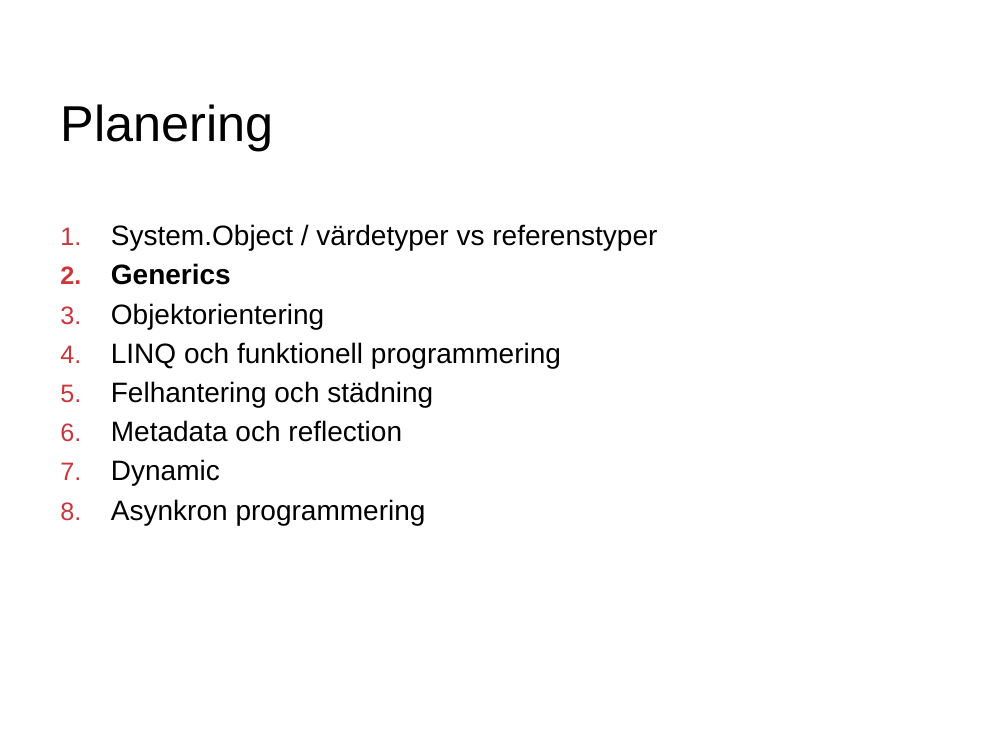
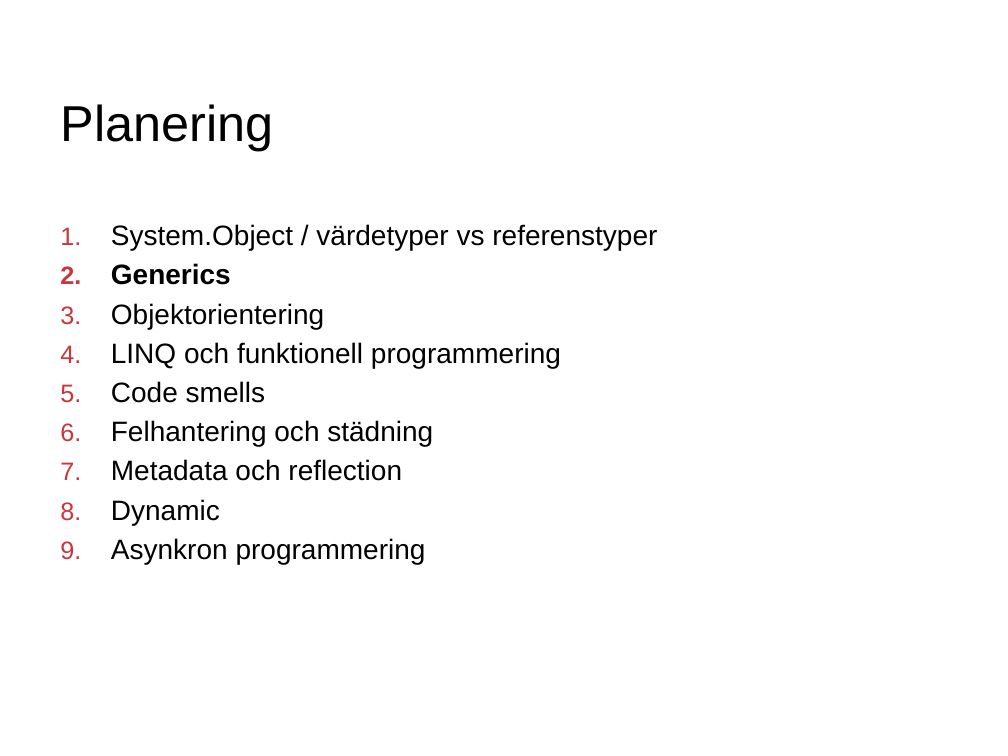
Before and after one commit to erikojebo/cs-examples, a slide deck: slide 3 of slides/studiecirkel_csharp_2.pptx. Drawn at 1008x756 pixels with LibreOffice and Linux fonts; fonts in the diff are those of the drawing; background and template pictures are left out. Boxes give left, top, right and bottom in pixels: in the first picture for what was removed or moved away, otherwise in the second. Text is boxed around its words. In the diff, an @@ line names an element or a change of style, - is before the commit and + after.

```diff
--- a/slides/studiecirkel_csharp_2.pptx
+++ b/slides/studiecirkel_csharp_2.pptx
@@ text at bbox=[111, 381, 265, 403]: paragraph added @@
+5. Code smells
```
Also in this commit, not shown: 2 slides added, 28 other files.
